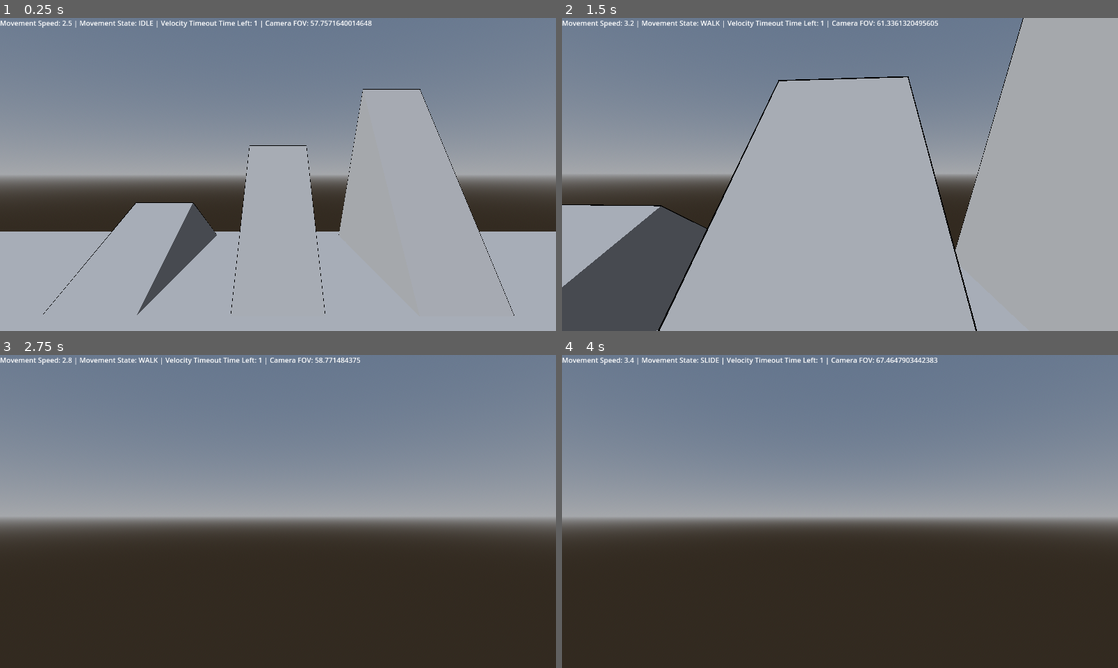
Above: before the commit, frames 1-4 (two rows, left to right).
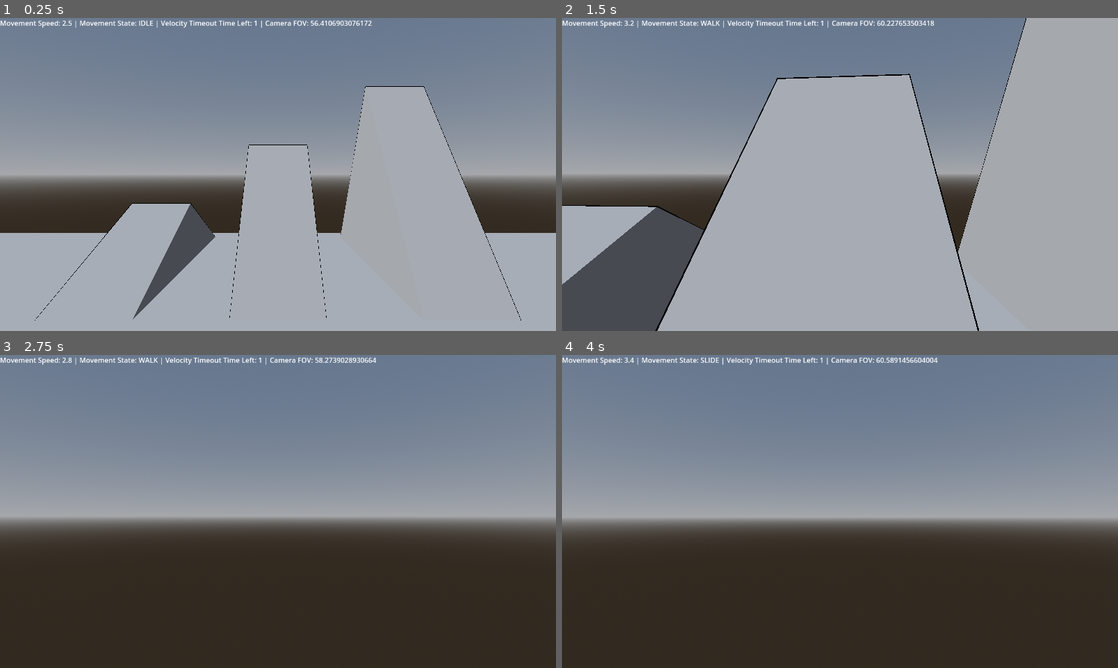
Above: after the commit, the same moments.

Repository: naxemis/multiplayer-fps
Game: Godot game, scene res://scenes/root/Root.tscn
The game is run twice, just before and just after one commit, with the same random seed, the same clock (stepped at 60 frames per second) and the same inputs.
Inputs (mouse positions are in pixels of both pictures, inside the frame that each line leads up to):
- Up to frame 1 (0.25 s): no input
- Up to frame 2 (1.5 s): move the mouse to (867, 174) at 0.52 s; hold Shift (run) 0.53-1.28 s; hold W (forward) from 0.53 s (still down); tap Ctrl (change_wall_jump_direction) at 0.77 s; tap C (slide) at 0.8, 1.35 s; move the mouse to (812, 174) at 1.27 s
- Up to frame 3 (2.75 s): keep holding W (forward); tap Ctrl (change_wall_jump_direction) at 1.52 s; tap Shift (run) at 1.55 s; move the mouse to (289, 505) at 2.02 s; hold Middle mouse button (free_look) from 2.03 s (still down); tap C (slide) at 2.3 s
- Up to frame 4 (4 s): keep holding W (forward); move the mouse to (834, 517) at 2.77 s; release Middle mouse button (free_look) at 2.78 s; tap Shift (run) at 2.85 s; tap Ctrl (change_wall_jump_direction) at 3.02, 3.77 s; move the mouse to (878, 514) at 3.52 s; hold C (slide) from 3.53 s (still down)

The runs differ from the first frame. In frame 1, 1.5% of the frame differs, in the area x 0-100%, y 0-97%; in frame 2, 2.1%, in the area x 0-84%, y 0-100%; in frame 3, less than 0.1%; in frame 4, less than 0.1%.

Commit message:
refactor(player): camera fov depend on player speed

Diff:
--- a/project.godot
+++ b/project.godot
@@ -19,7 +19,7 @@
 
 window/size/viewport_width=1280
 window/size/viewport_height=720
-window/size/always_on_top=true
+window/size/mode=2
 
 [input]
 
--- a/scenes/game/player/Player.gd
+++ b/scenes/game/player/Player.gd
@@ -136,37 +136,20 @@
 var camera_fov: float
 @export var default_camera_fov: float = 59
 
-@export var crouch_fov_buff: float = -4.0
-@export var run_fov_buff: float = 4.0
-@export var slide_fov_buff: float = 8.0
-var movement_fov_buff: float = 0.0
-
 var speed_fov_buff: float = 0.0
-@export var speed_fov_buff_factor: float = 1.5
-
-@export var fov_change_speed: float = 15
+@export var speed_fov_buff_factor: float = 4.5
 func calculate_camera_fov(delta) -> void:
 	# calculate default camera fov
 	var base_camera_fov = default_camera_fov - ((walk_speed + crouch_speed) * speed_fov_buff_factor)
 
-	# set current movement fov buff depending on movement state
-	if movement_state == MovementStates.CROUCH:
-		movement_fov_buff = crouch_fov_buff
-	elif movement_state == MovementStates.RUN:
-		movement_fov_buff = run_fov_buff
-	elif movement_state == MovementStates.SLIDE:
-		movement_fov_buff = slide_fov_buff
-	elif movement_state == MovementStates.WALK or movement_state == MovementStates.IDLE:
-		movement_fov_buff = 0.0
-
 	# calculate speed fov buff
 	speed_fov_buff = movement_speed * speed_fov_buff_factor
 
 	# combine fov buffs
-	camera_fov = base_camera_fov + movement_fov_buff + speed_fov_buff
+	camera_fov = base_camera_fov + speed_fov_buff
 
 	# interpolate camera fov
-	%Camera.fov = lerpf(%Camera.fov, camera_fov, fov_change_speed * delta)
+	%Camera.fov = camera_fov
 #endregion
 
 #region Collision Shape Animations
